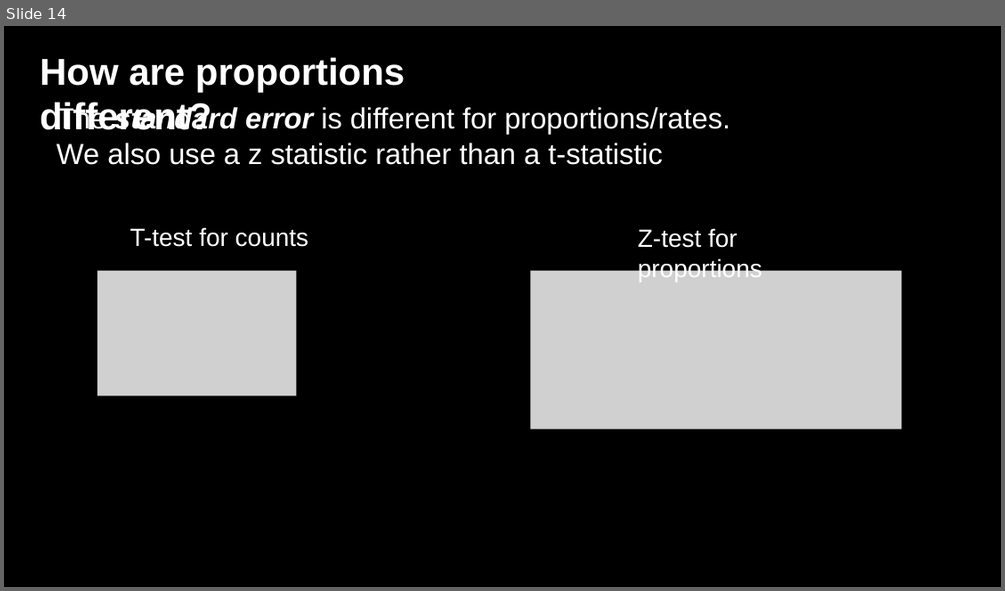
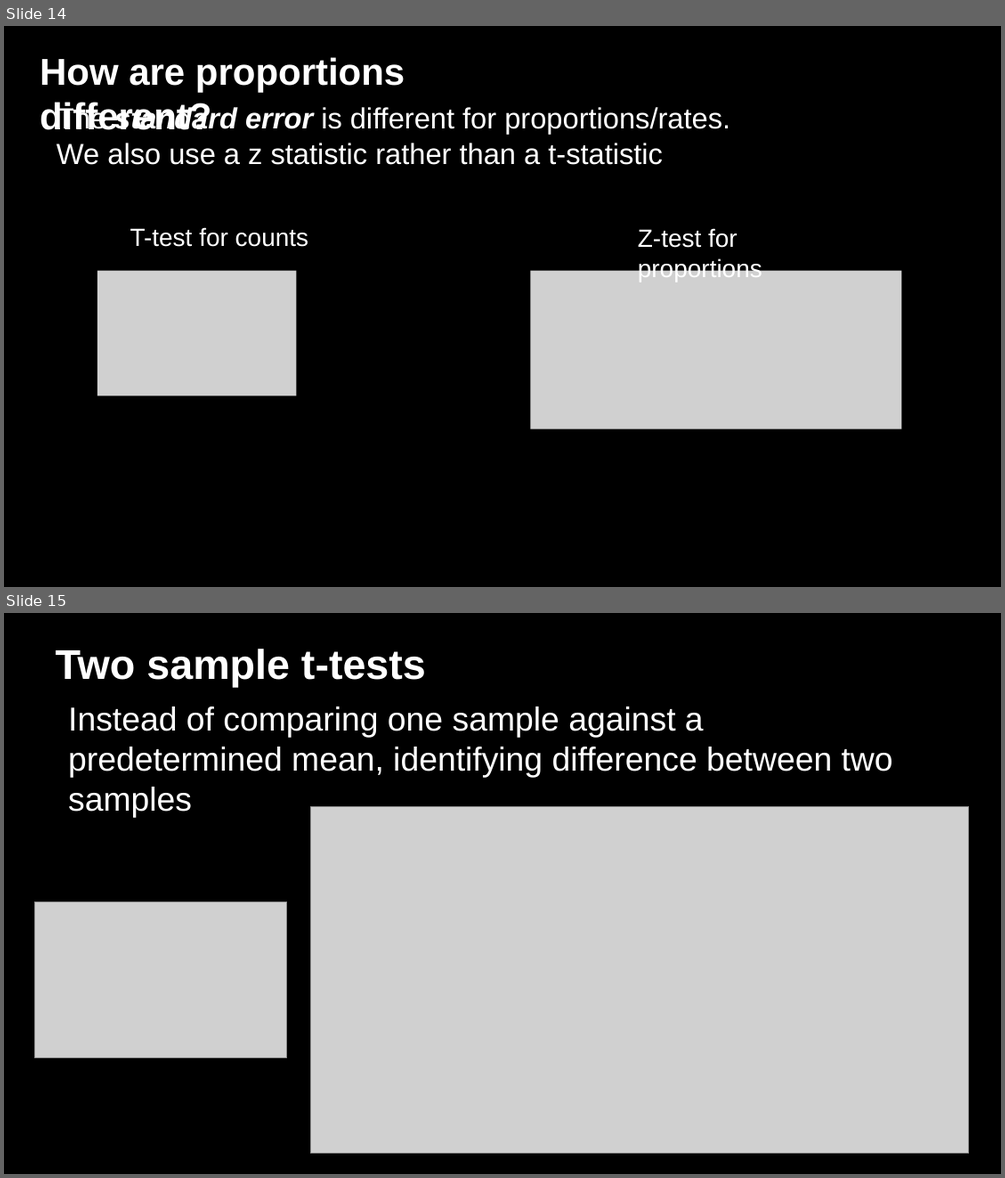
Before and after one commit to jshannon75/geog4300, a slide deck: in_class_slides/geog4300_W08-1 Hypotheses and one sample tests.pptx. Shown one above the other, each under a label of ours: slide 14 before the commit, slides 14 and 15 after it. The pictures are 1005x591 and 1005x1178 pixels, drawn with LibreOffice and Linux fonts; fonts in the diff are those of the drawing; grey boxes stand for pictures; background and template pictures are left out. Boxes give left, top, right and bottom in pixels: in the first picture for what was removed or moved away, otherwise in the second. Text is boxed around its words. In the diff, an @@ line names an element or a change of style, - is before the commit and + after.

```diff
--- a/in_class_slides/geog4300_W08-1 Hypotheses and one sample tests.pptx
+++ b/in_class_slides/geog4300_W08-1 Hypotheses and one sample tests.pptx
@@ slide 15 added at [4,613,1001,1174], background picture (left out) @@
@@ text added at [56,649,426,687], 40 pt, text #FFFFFF, bold @@
+Two sample t-tests
@@ text added at [68,706,893,778], 32 pt, text #FFFFFF @@
+Instead of comparing one sample against a predetermined mean, identifying difference between two samples
@@ picture added at [310,807,970,1153] @@
@@ picture added at [34,901,287,1057] @@
```
Also in this commit, not shown: 2 slides changed, 5 other slides added.
